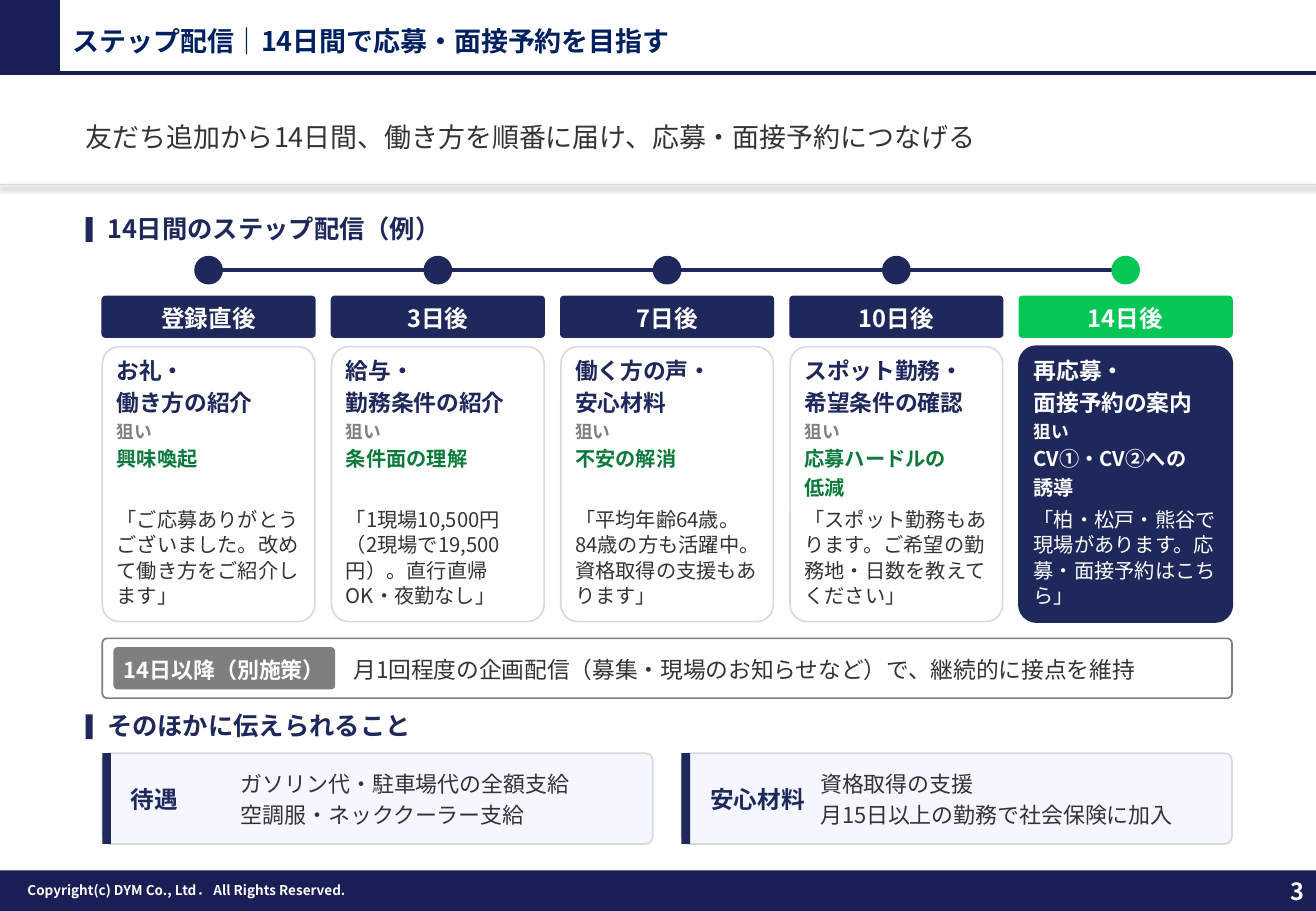
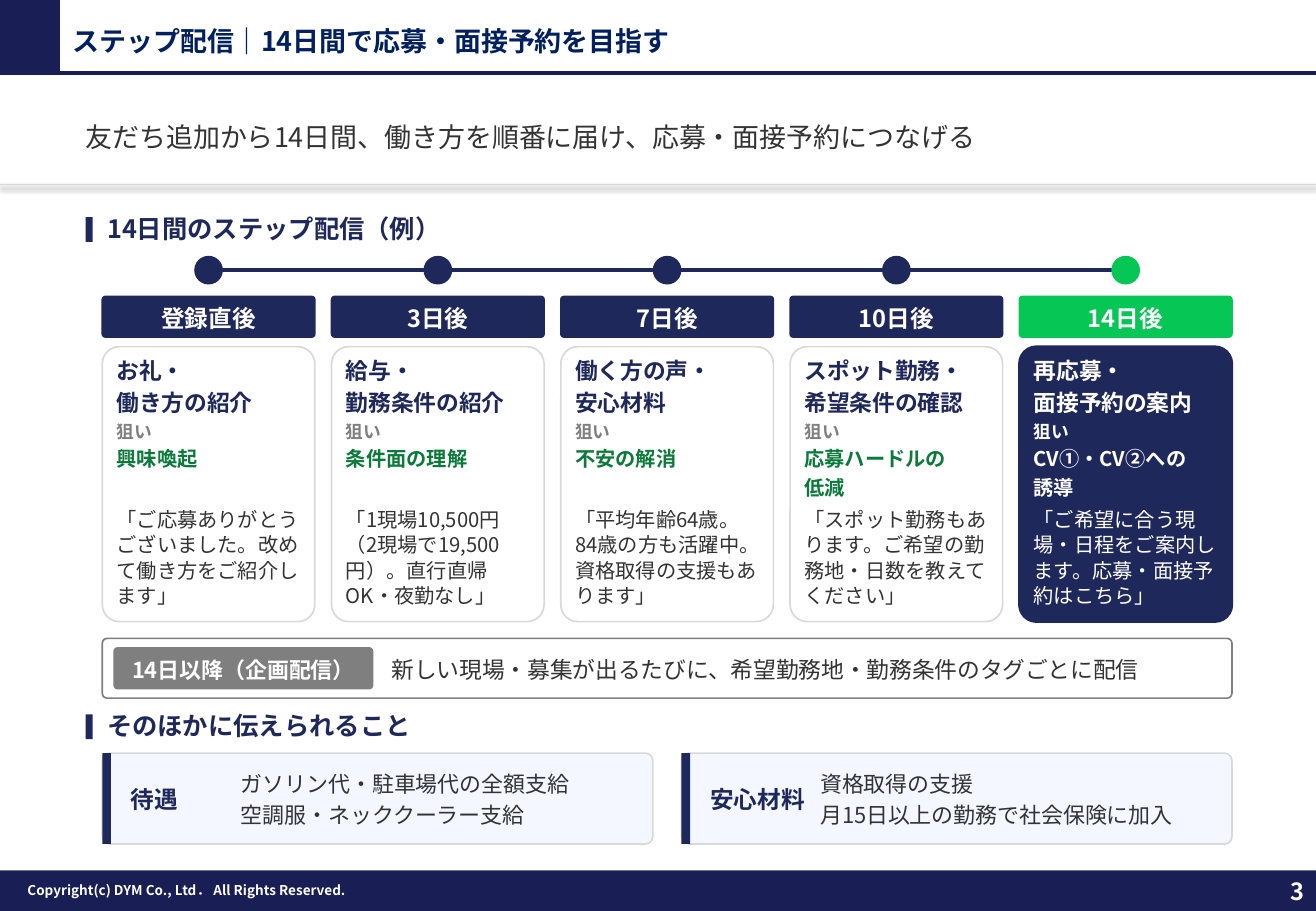
Before and after one commit to tonomura-r-dev/folder, a slide deck: slide 3 of 20261013_セキュリティー京葉御中_LINE採用追客のご提案.pptx. Drawn at 1316x911 pixels with LibreOffice and Linux fonts; fonts in the diff are those of the drawing; background and template pictures are left out. Boxes give left, top, right and bottom in pixels: in the first picture for what was removed or moved away, otherwise in the second. Text is boxed around its words. In the diff, an @@ line names an element or a change of style, - is before the commit and + after.

```diff
--- a/20261013_セキュリティー京葉御中_LINE採用追客のご提案.pptx
+++ b/20261013_セキュリティー京葉御中_LINE採用追客のご提案.pptx
@@ text at (1034, 510, 1216, 605): text changed @@
-「柏・松戸・熊谷で現場があります。応募・面接予約はこちら」
+「ご希望に合う現場・日程をご案内します。応募・面接予約はこちら」
@@ rounded rectangle "14日以降（企画配信）": place and size @@
-rounded rectangle "14日以降（企画配信）" at (114, 648, 334, 688)
+rounded rectangle "14日以降（企画配信）" at (114, 648, 373, 688)
@@ text in rounded rectangle at (132, 659, 355, 680): text changed @@
-14日以降（別施策）
+14日以降（企画配信）
@@ text at (392, 659, 1139, 680): text changed @@
-月1回程度の企画配信（募集・現場のお知らせなど）で、継続的に接点を維持
+新しい現場・募集が出るたびに、希望勤務地・勤務条件のタグごとに配信
```
Also in this commit, not shown: 1 other slide changed, 3 other files.
